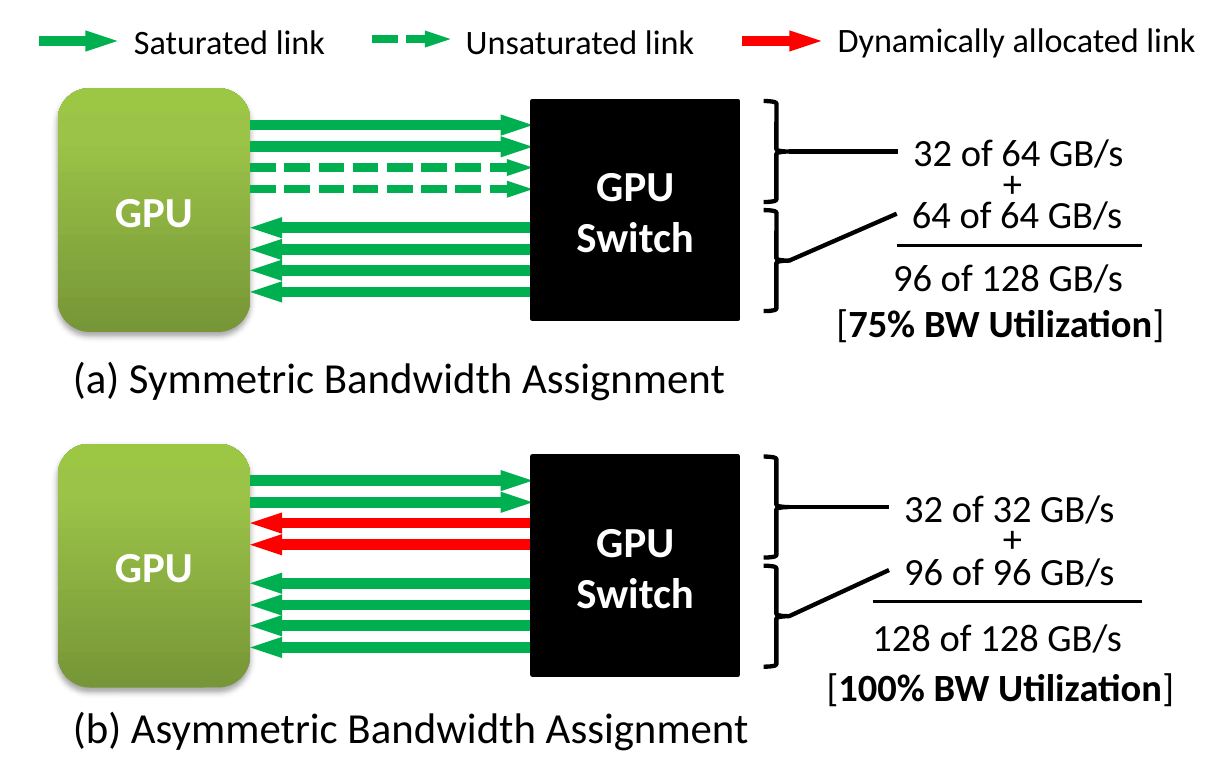
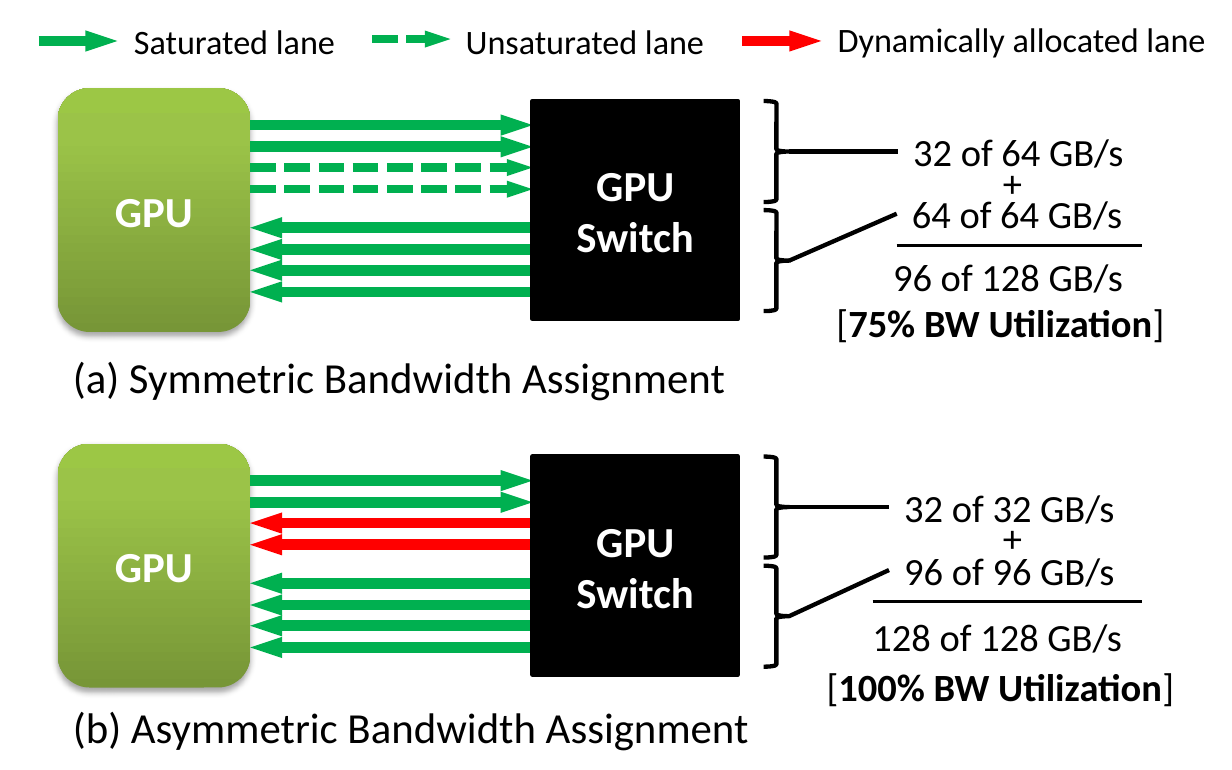
Before and after one commit to dnellans/2017-MICRO, a slide deck: slide 1 of figures/link_assignment.pptx. Drawn at 1232x770 pixels with LibreOffice and Linux fonts; fonts in the diff are those of the drawing. Boxes give left, top, right and bottom in pixels: in the first picture for what was removed or moved away, otherwise in the second. Text is boxed around its words. In the diff, an @@ line names an element or a change of style, - is before the commit and + after.

```diff
--- a/figures/link_assignment.pptx
+++ b/figures/link_assignment.pptx
@@ text at (838,28,1205,58): text changed @@
-Dynamically allocated link
+Dynamically allocated lane
@@ text at (134,30,335,55): text changed @@
-Saturated link
+Saturated lane
@@ text at (466,30,704,55): text changed @@
-Unsaturated link
+Unsaturated lane
```
Also in this commit, not shown: 1 other file.
